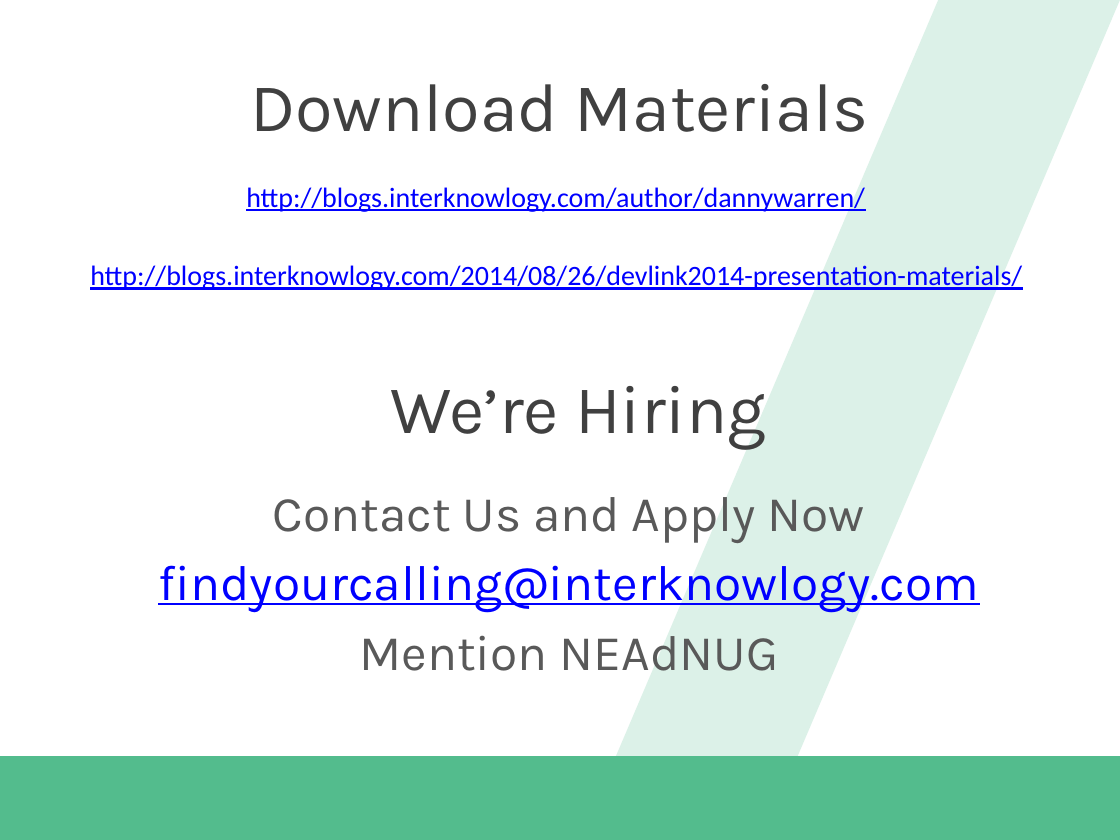
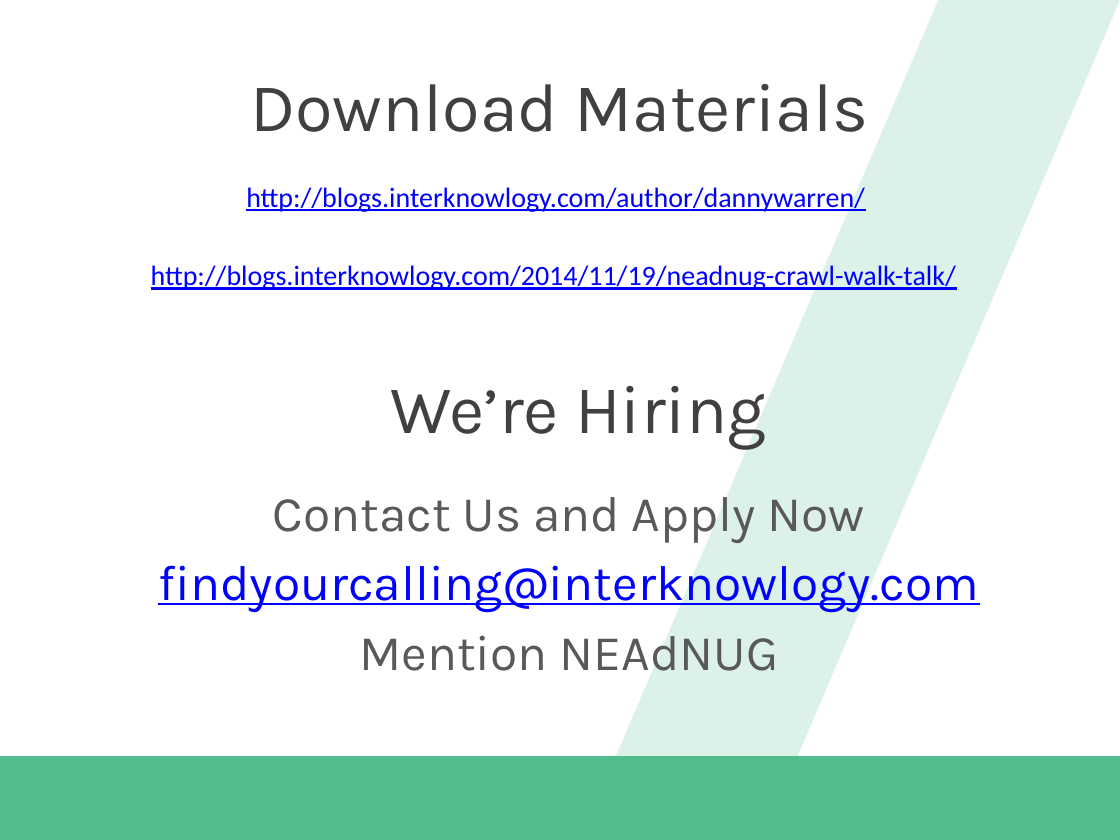
Before and after one commit to dannydwarren/CrawlWalkTalk, a slide deck: slide 10 of Crawl Walk Talk_Windows Phone 8.1 App Lifecycle and Speech API.pptx. Drawn at 1120x840 pixels with LibreOffice and Linux fonts; fonts in the diff are those of the drawing; background and template pictures are left out. Boxes give left, top, right and bottom in pixels: in the first picture for what was removed or moved away, otherwise in the second. Text is boxed around its words. In the diff, an @@ line names an element or a change of style, - is before the commit and + after.

Commit message:
-Updated materials slide

```diff
--- a/Crawl Walk Talk_Windows Phone 8.1 App Lifecycle and Speech API.pptx
+++ b/Crawl Walk Talk_Windows Phone 8.1 App Lifecycle and Speech API.pptx
@@ text at [151, 265, 956, 290]: text changed @@
-http://blogs.interknowlogy.com/2014/08/26/devlink2014-presentation-materials/
+http://blogs.interknowlogy.com/2014/11/19/neadnug-crawl-walk-talk/
```
Also in this commit, not shown: 1 other slide changed.
